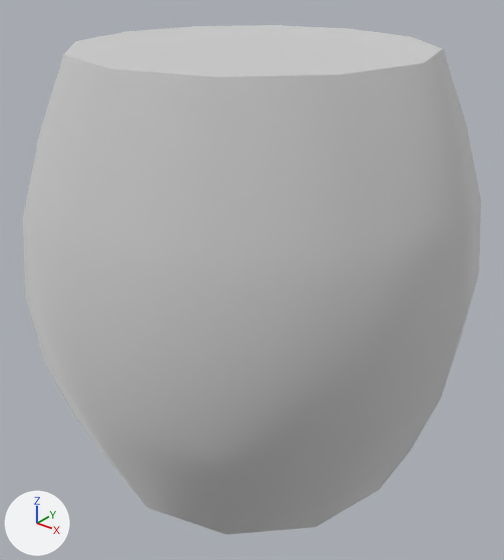
What one commit did to the glTF model assets/models/maps/docks/Dock_Props_Barrel.gltf.
Both versions are drawn from a camera (50 mm lens) standing at (0.595, -0.746, 0.736) and looking at (0.007, -0.011, 0.28). The axes (+X, +Y, +Z) are drawn at lower left. The lights are the same throughout. The first picture is the older version.

Names of what the first picture shows: 'Dock_Props_Barrel'.
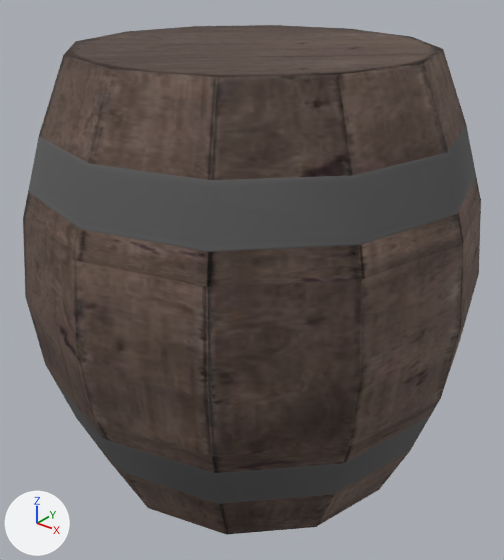
What differs and where, as boxes [x1, y1, x2, y2] in the pictures (504 x 560 px):
'Dock_Props_Barrel', surface changed (white to brown)
    both: [23, 25, 481, 535]

Diff of the bpy script that builds the scene:
```diff
--- a/assets/models/maps/docks/Dock_Props_Barrel.gltf.py
+++ b/assets/models/maps/docks/Dock_Props_Barrel.gltf.py
@@ img_docktrim_normal @@
+img_docktrim_normal = load_image('DockTrim_Normal', 'DockTrim_Normal.jpg', 1024, 1024, 'Non-Color')
@@ img_docktrim_diffuse @@
+img_docktrim_diffuse = load_image('DockTrim_Diffuse', 'DockTrim_Diffuse.jpg', 1024, 1024, 'sRGB')
@@ mat_docktrim_mat @@
 n0 = _N.new('ShaderNodeBsdfPrincipled'); n0.name = 'Principled BSDF'
-n0.inputs[1].default_value = 1.0  # 'Metallic'
-n0.inputs[2].default_value = 1.0  # 'Roughness'
+n0.inputs[2].default_value = 0.85  # 'Roughness'
 n1 = _N.new('ShaderNodeOutputMaterial'); n1.name = 'Material Output'
+n2 = _N.new('ShaderNodeTexImage'); n2.name = 'Image Texture'
+n2.image = img_docktrim_diffuse
+n3 = _N.new('ShaderNodeNormalMap'); n3.name = 'Normal Map'
+n3.uv_map = 'UVMap'
+n4 = _N.new('ShaderNodeTexImage'); n4.name = 'Image Texture.001'
+n4.image = img_docktrim_normal
 _L.new(n0.outputs[0], n1.inputs[0])  # 'BSDF' to 'Surface'
+_L.new(n2.outputs[0], n0.inputs[0])  # 'Color' to 'Base Color'
+_L.new(n3.outputs[0], n0.inputs[5])  # 'Normal' to 'Normal'
+_L.new(n4.outputs[0], n3.inputs[1])  # 'Color' to 'Color'
```
